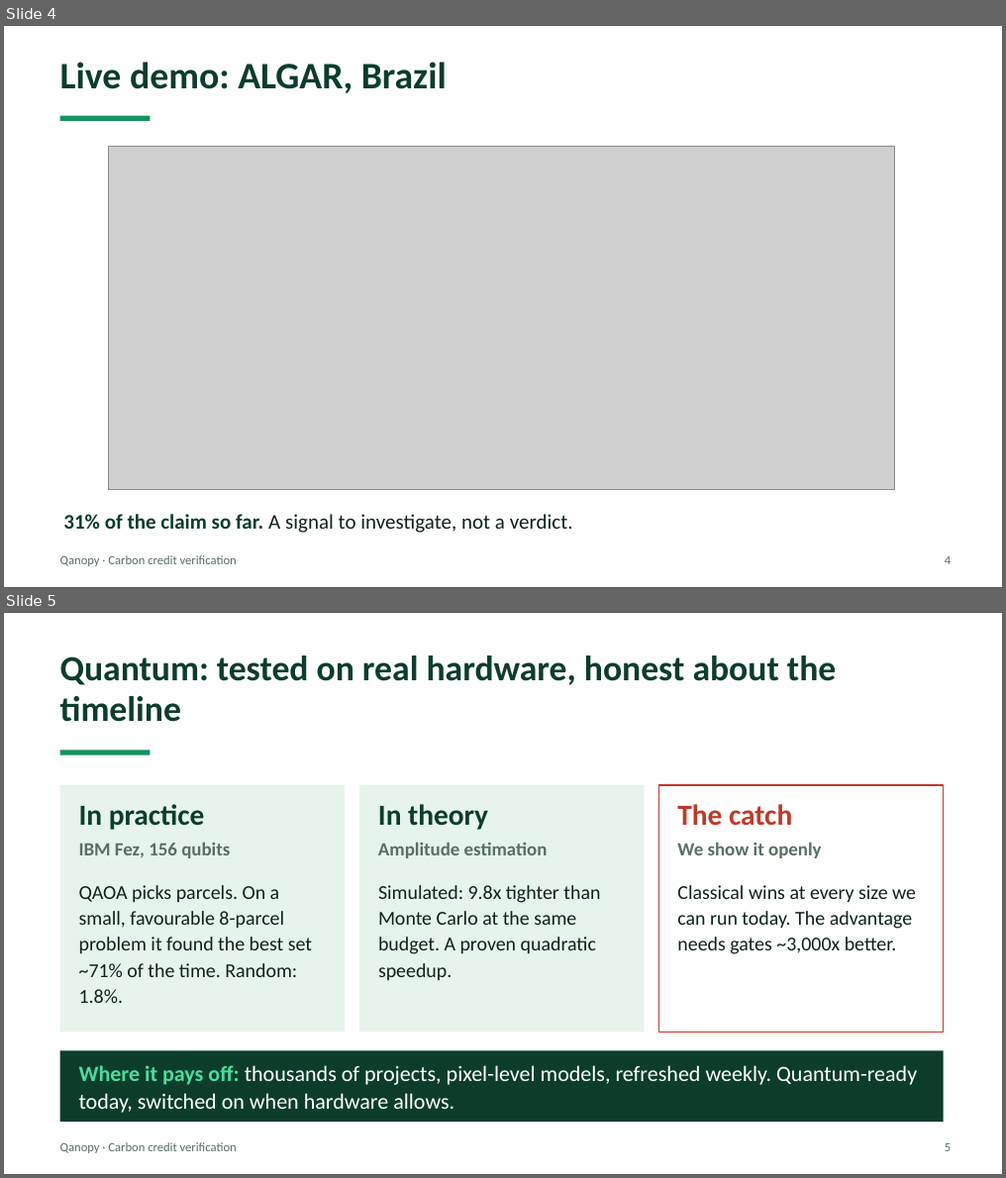
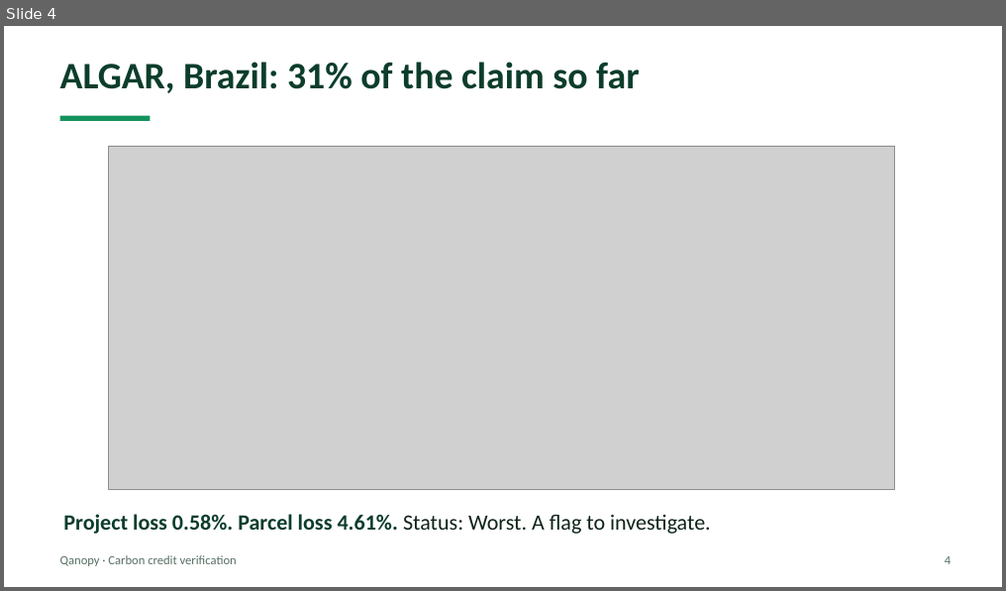
Before and after one commit to Quantum-hackathon-Qanopy/Parcel_finder, a slide deck: docs/Qanopy_pitch.pptx. Shown one above the other, each under a label of ours: slides 4 and 5 before the commit, slide 4 after it. The pictures are 1006x1178 and 1006x591 pixels, drawn with LibreOffice and Linux fonts; fonts in the diff are those of the drawing; grey boxes stand for pictures. Boxes give left, top, right and bottom in pixels: in the first picture for what was removed or moved away, otherwise in the second. Text is boxed around its words. In the diff, an @@ line names an element or a change of style, - is before the commit and + after.

```diff
--- a/docs/Qanopy_pitch.pptx
+++ b/docs/Qanopy_pitch.pptx
@@ slide 5 removed at (4, 613, 1002, 1174), background #FFFFFF @@
@@ text removed at (60, 656, 836, 722) @@
-Quantum: tested on real hardware, honest about the timeline
@@ rectangle removed at (60, 750, 150, 756) @@
@@ rectangle removed at (60, 785, 345, 1032) @@
@@ rectangle removed at (359, 785, 645, 1032) @@
@@ rectangle removed at (659, 785, 944, 1032) @@
@@ text removed at (79, 804, 205, 830) @@
-In practice
@@ text removed at (378, 804, 488, 830) @@
-In theory
@@ text removed at (677, 804, 792, 826) @@
-The catch
@@ text removed at (79, 843, 230, 859) @@
-IBM Fez, 156 qubits
@@ text removed at (378, 843, 548, 859) @@
-Amplitude estimation
@@ text removed at (677, 842, 821, 859) @@
-We show it openly
@@ text removed at (79, 885, 312, 1003) @@
-QAOA picks parcels. On a small, favourable 8-parcel problem it found the best set ~71% of the time. Random: 1.8%.
@@ text removed at (378, 885, 600, 980) @@
-Simulated: 9.8x tighter than Monte Carlo at the same budget. A proven quadratic speedup.
@@ text removed at (677, 885, 916, 955) @@
-Classical wins at every size we can run today. The advantage needs gates ~3,000x better.
@@ rectangle removed at (60, 1051, 944, 1122) @@
@@ text removed at (79, 1065, 917, 1113) @@
-Where it pays off: thousands of projects, pixel-level models, refreshed weekly. Quantum-ready today, switched on when hardware allows.
@@ text removed at (60, 1143, 237, 1154) @@
-Qanopy · Carbon credit verification
@@ text removed at (944, 1144, 950, 1152) @@
-5
@@ slide 4 changed as well @@
@@ text at (60, 62, 639, 93): text changed @@
-Live demo: ALGAR, Brazil
+ALGAR, Brazil: 31% of the claim so far
@@ text at (63, 514, 711, 534): text changed; size 20 to 21 pt; text colour #0F2419 to #0C3D2B; bold on @@
-31% of the claim so far. A signal to investigate, not a verdict.
+Project loss 0.58%. Parcel loss 4.61%. Status: Worst. A flag to investigate.
```
Also in this commit, not shown: 2 other slides changed, 4 slides added, 3 other slides removed, 2 other files.
